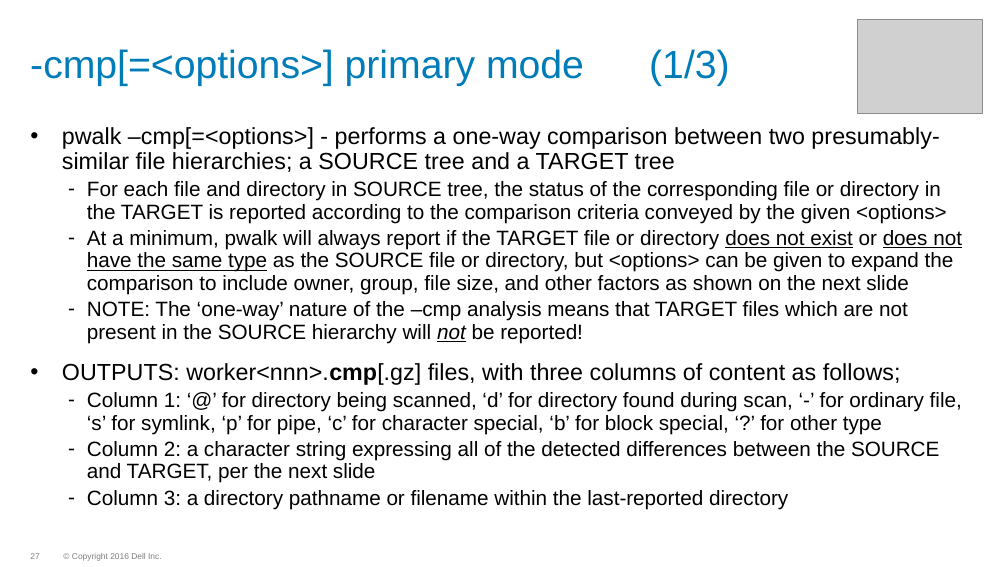
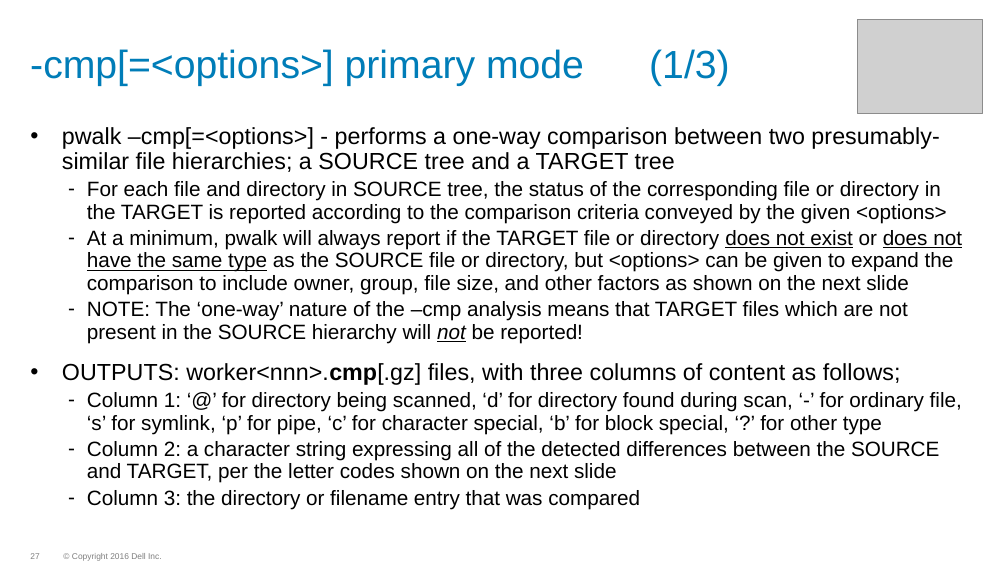
Before and after one commit to WhizBob/pwalk, a slide deck: slide 27 of doc/pwalk_slides.pptx. Drawn at 1008x567 pixels with LibreOffice and Linux fonts; fonts in the diff are those of the drawing; grey boxes stand for pictures; background and template pictures are left out. Boxes give left, top, right and bottom in pixels: in the first picture for what was removed or moved away, otherwise in the second. Text is boxed around its words. In the diff, an @@ line names an element or a change of style, - is before the commit and + after.

```diff
--- a/doc/pwalk_slides.pptx
+++ b/doc/pwalk_slides.pptx
@@ text at <box>87,441,939,510</box>: text changed @@
-  – Column 2: a character string expressing all of the detected differences between the SOURCE and TARGET, per the next slide
-  – Column 3: a directory pathname or filename within the last-reported directory
+  – Column 2: a character string expressing all of the detected differences between the SOURCE and TARGET, per the letter codes shown on the next slide
+  – Column 3: the directory or filename entry that was compared
```
Also in this commit, not shown: 6 other slides changed.
